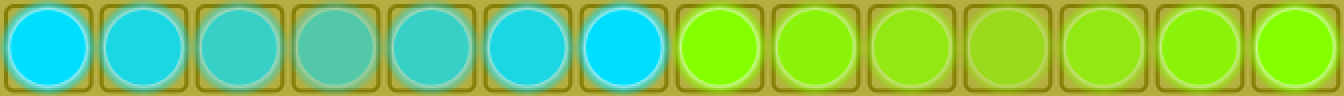
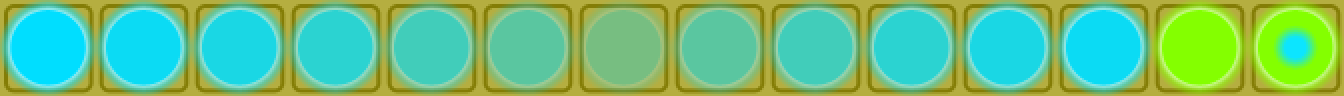
Layers edited between the first and the second 1344 × 96 image:
added layer "Shape 1 copy 3" in group "Set 2 copy 6" over [1284, 36, 1308, 60]
"Shape 1 copy" (2nd of 7, in "Set 2 copy 5"): opacity 85% → 100% over [1162, 10, 1238, 86]
"Shape 1 copy" (3rd of 7, in "Set 2 copy 4"): opacity 70% → 94% over [1064, 10, 1142, 86]
"Shape 1 copy" (4th of 7, in "Set 2 copy 3"): opacity 55% → 86% over [968, 10, 1046, 86]
"Shape 1 copy" (5th of 7, in "Set 2 copy 2"): opacity 70% → 76% over [874, 10, 950, 86]
"Shape 1 copy" (6th of 7, in "Set 2 copy"): opacity 85% → 64% over [776, 10, 854, 86]
"Shape 1 copy" (7th of 7, in "Set 2"): opacity 100% → 50% over [682, 10, 758, 86]
"Shape 1" (1st of 14, in "Set 1 copy 6"): opacity 100% → 34% over [586, 10, 662, 86]
"Shape 1" (3rd of 14, in "Set 1 copy 5"): opacity 85% → 50% over [488, 10, 566, 86]
"Shape 1" (5th of 14, in "Set 1 copy 4"): opacity 70% → 64% over [394, 10, 470, 86]
"Shape 1" (7th of 14, in "Set 1 copy 3"): opacity 55% → 76% over [298, 10, 374, 86]
"Shape 1" (9th of 14, in "Set 1 copy 2"): opacity 70% → 86% over [200, 10, 278, 86]
"Shape 1" (11th of 14, in "Set 1 copy"): opacity 85% → 94% over [106, 10, 182, 86]
